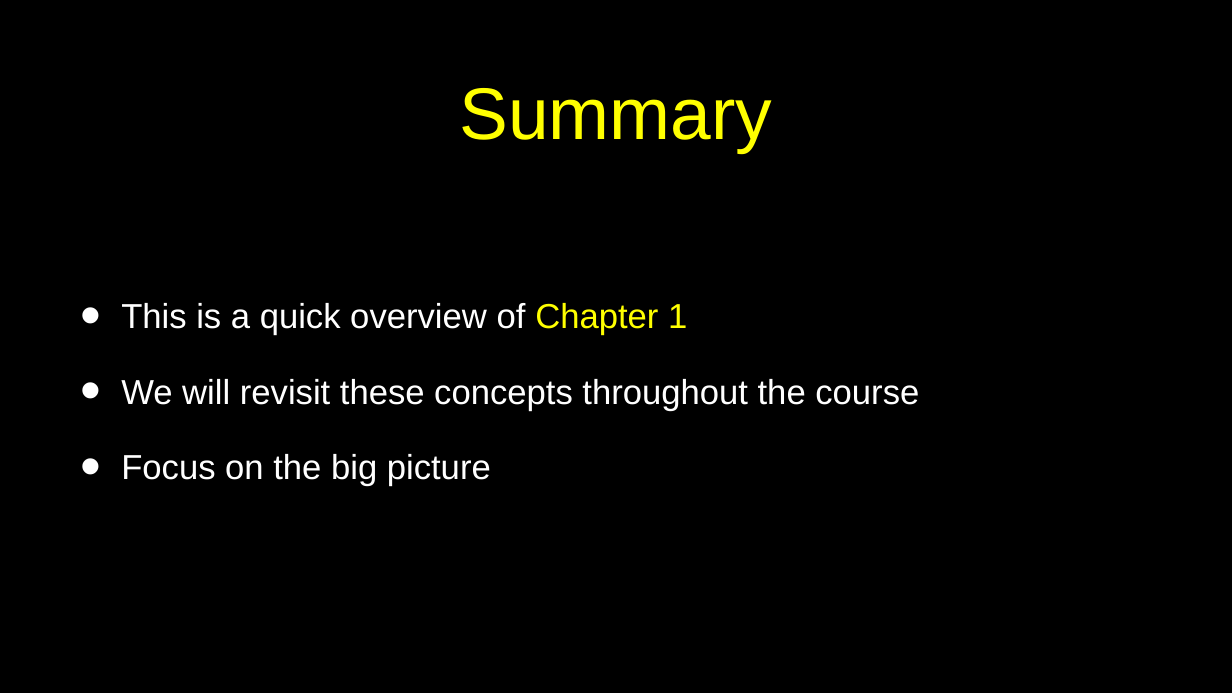
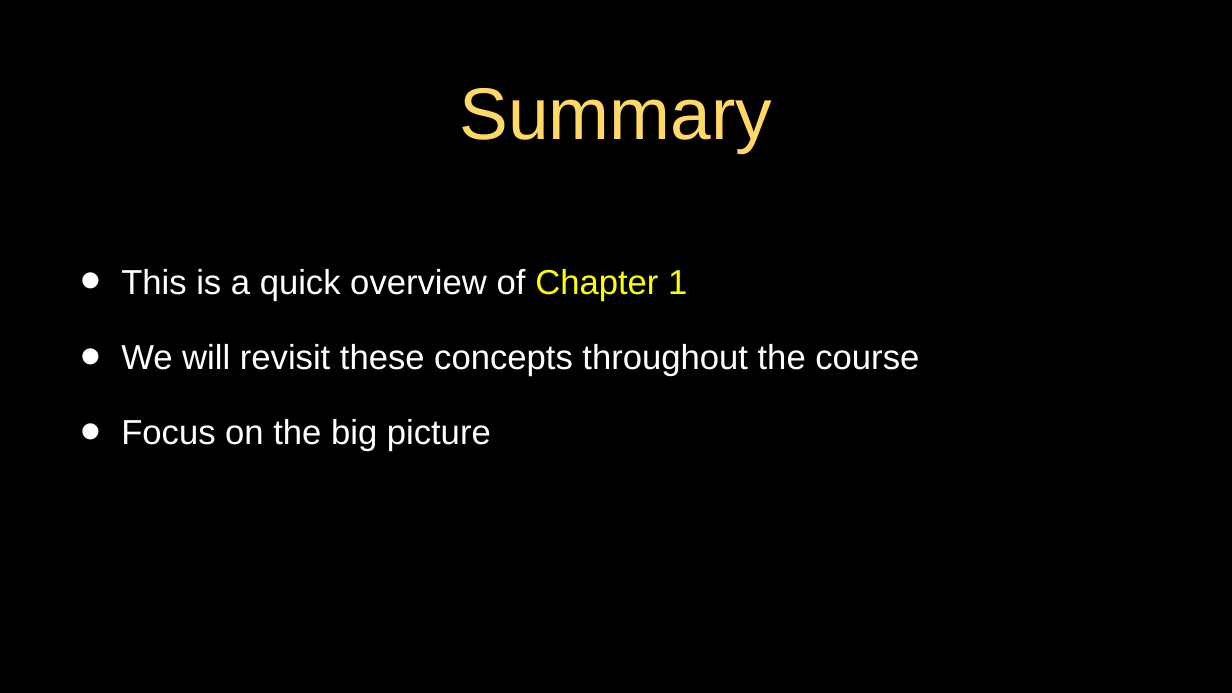
Before and after one commit to csev/py4e, a slide deck: slide 44 of lectures3/Pythonlearn-01-Intro.pptx. Drawn at 1232x693 pixels with LibreOffice and Linux fonts; fonts in the diff are those of the drawing. Boxes give left, top, right and bottom in pixels: in the first picture for what was removed or moved away, otherwise in the second. Text is boxed around its words. In the diff, an @@ line names an element or a change of style, - is before the commit and + after.

```diff
--- a/lectures3/Pythonlearn-01-Intro.pptx
+++ b/lectures3/Pythonlearn-01-Intro.pptx
@@ title "Summary" at box(460, 88, 773, 153): text colour #FFFF00 to #FFD966 @@
@@ text "This is a quick overview ...": place and size @@
-text "This is a quick overview ..." at box(121, 303, 919, 486)
+text "This is a quick overview ..." at box(121, 269, 919, 451)
```
Also in this commit, not shown: 29 other slides changed, 7 other files.
